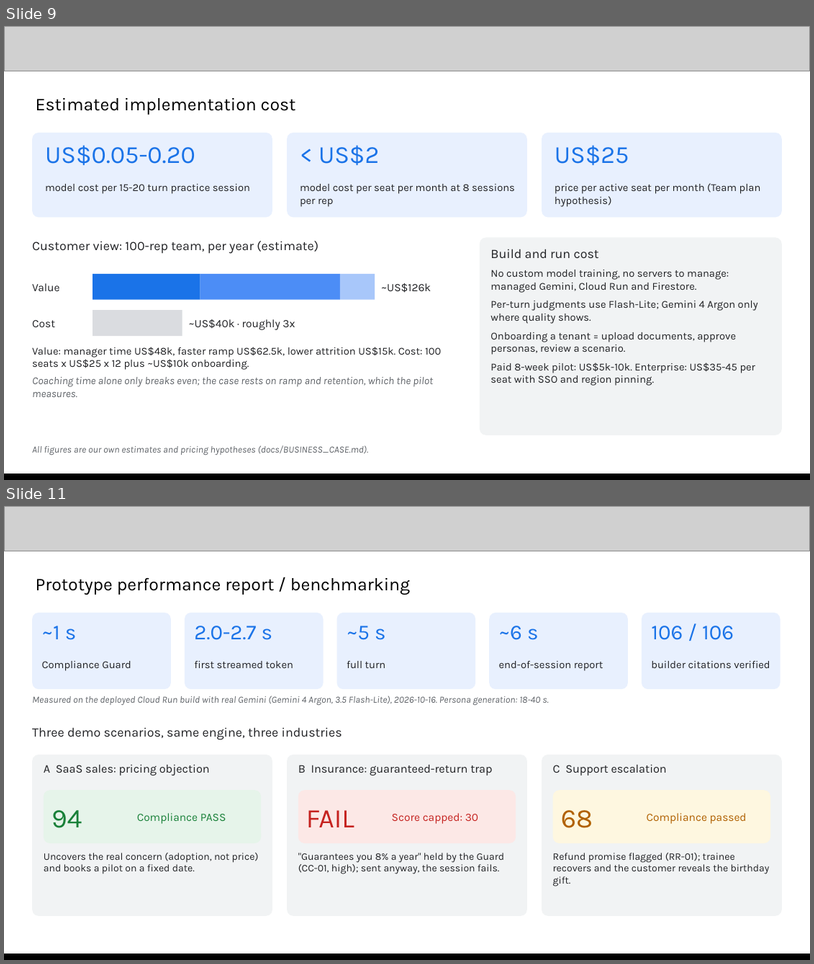
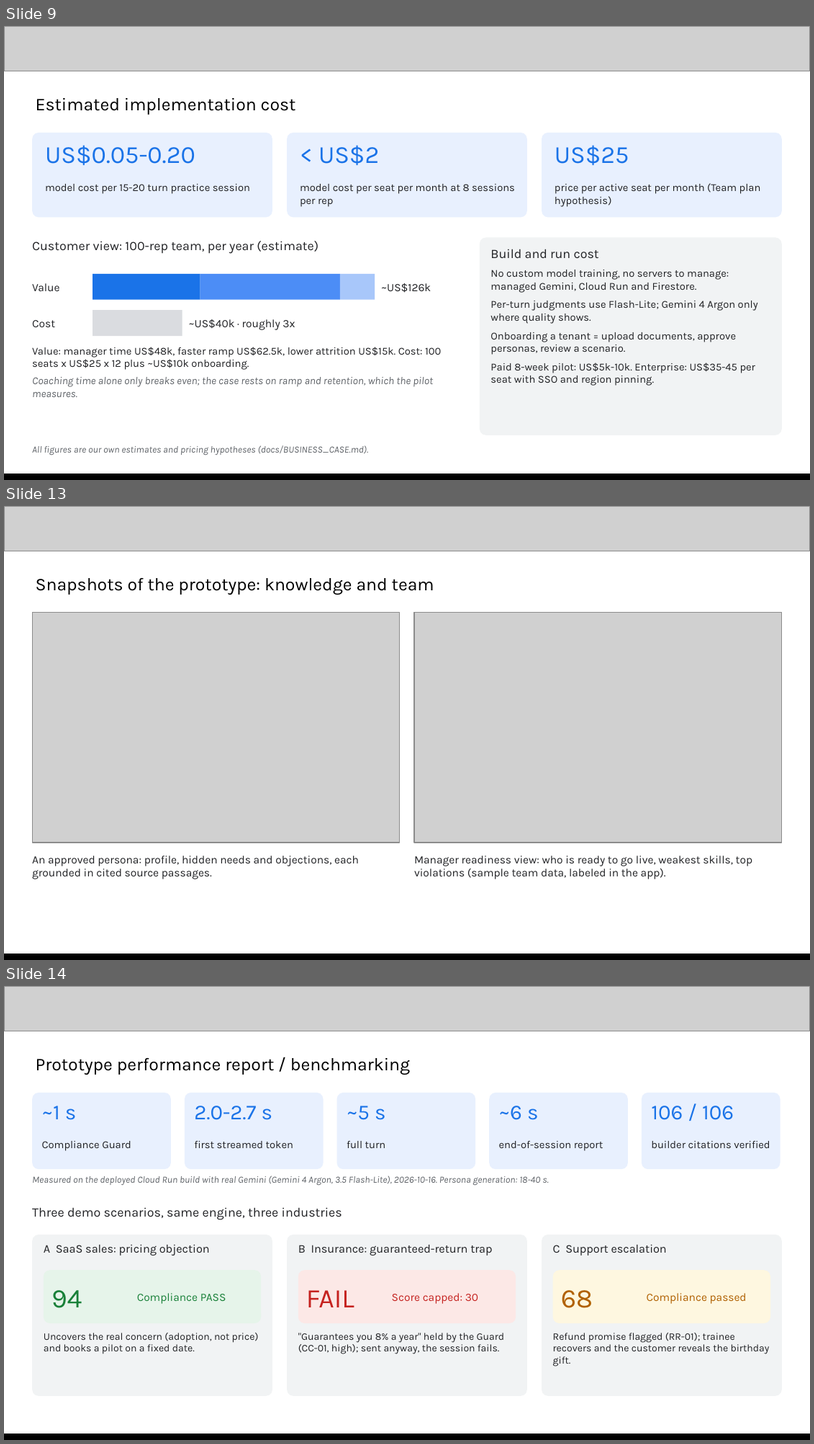
Before and after one commit to jease0502/SkillCoach-AIBC, a slide deck: media/SkillCoach_Submission.pptx. Shown one above the other, each under a label of ours: slides 9 and 11 before the commit, slides 9, 13 and 14 after it; the slides between them are not shown. The pictures are 814x964 and 814x1444 pixels, drawn with LibreOffice and Linux fonts; fonts in the diff are those of the drawing; grey boxes stand for pictures. Boxes give left, top, right and bottom in pixels: in the first picture for what was removed or moved away, otherwise in the second. Text is boxed around its words. In the diff, an @@ line names an element or a change of style, - is before the commit and + after.

```diff
--- a/media/SkillCoach_Submission.pptx
+++ b/media/SkillCoach_Submission.pptx
@@ slide 13 added at (x1=4, y1=506, x2=810, y2=960), background #FFFFFF @@
@@ picture added at (x1=4, y1=506, x2=810, y2=551) @@
@@ text added at (x1=36, y1=578, x2=435, y2=595), 16 pt, text #000000 @@
+Snapshots of the prototype: knowledge and team
@@ picture added at (x1=32, y1=613, x2=400, y2=842) @@
@@ picture added at (x1=414, y1=613, x2=782, y2=842) @@
@@ text added at (x1=32, y1=855, x2=359, y2=879), 10 pt, text #202124 @@
+An approved persona: profile, hidden needs and objections, each grounded in cited source passages.
@@ text added at (x1=414, y1=855, x2=753, y2=879), 10 pt, text #202124 @@
+Manager readiness view: who is ready to go live, weakest skills, top violations (sample team data, labeled in the app).
@@ picture added at (x1=4, y1=955, x2=810, y2=960) @@
@@ rectangle added at (x1=4, y1=954, x2=810, y2=960), fill #000000 @@
@@ what was slide 11 is now slide 14 @@
```
Also in this commit, not shown: 3 slides changed, 3 other slides added, 1 slide removed, 18 other files.
